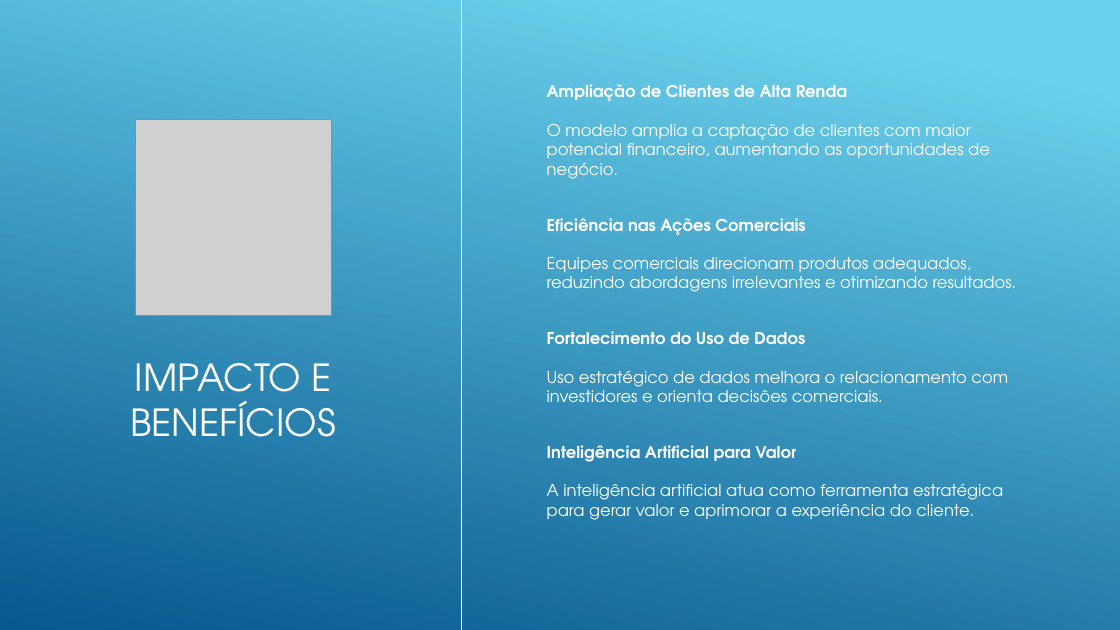
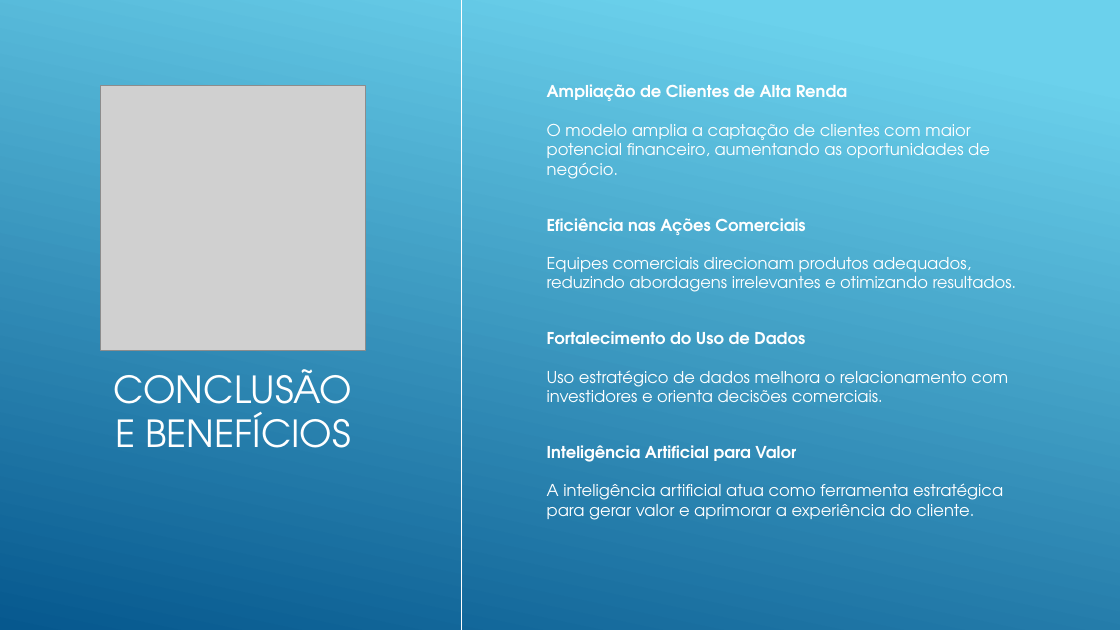
Before and after one commit to lincolngmc/caixaVersoGrupo5Modulo2, a slide deck: slide 12 of segmentacao_clientes_alta_renda.pptx (slide 17 before the commit). Drawn at 1120x630 pixels with LibreOffice and Linux fonts; fonts in the diff are those of the drawing; grey boxes stand for pictures. Boxes give left, top, right and bottom in pixels: in the first picture for what was removed or moved away, otherwise in the second. Text is boxed around its words. In the diff, an @@ line names an element or a change of style, - is before the commit and + after.

```diff
--- a/segmentacao_clientes_alta_renda.pptx
+++ b/segmentacao_clientes_alta_renda.pptx
@@ picture: place and size @@
-picture at [135, 119, 331, 315]
+picture at [101, 86, 365, 350]
@@ title at [114, 369, 352, 448]: text changed @@
-IMPACTO E BENEFÍCIOS
+CONCLUSÃO E BENEFÍCIOS
```
Also in this commit, not shown: 3 other slides changed, 4 slides added, 11 slides removed, 1 other file.
